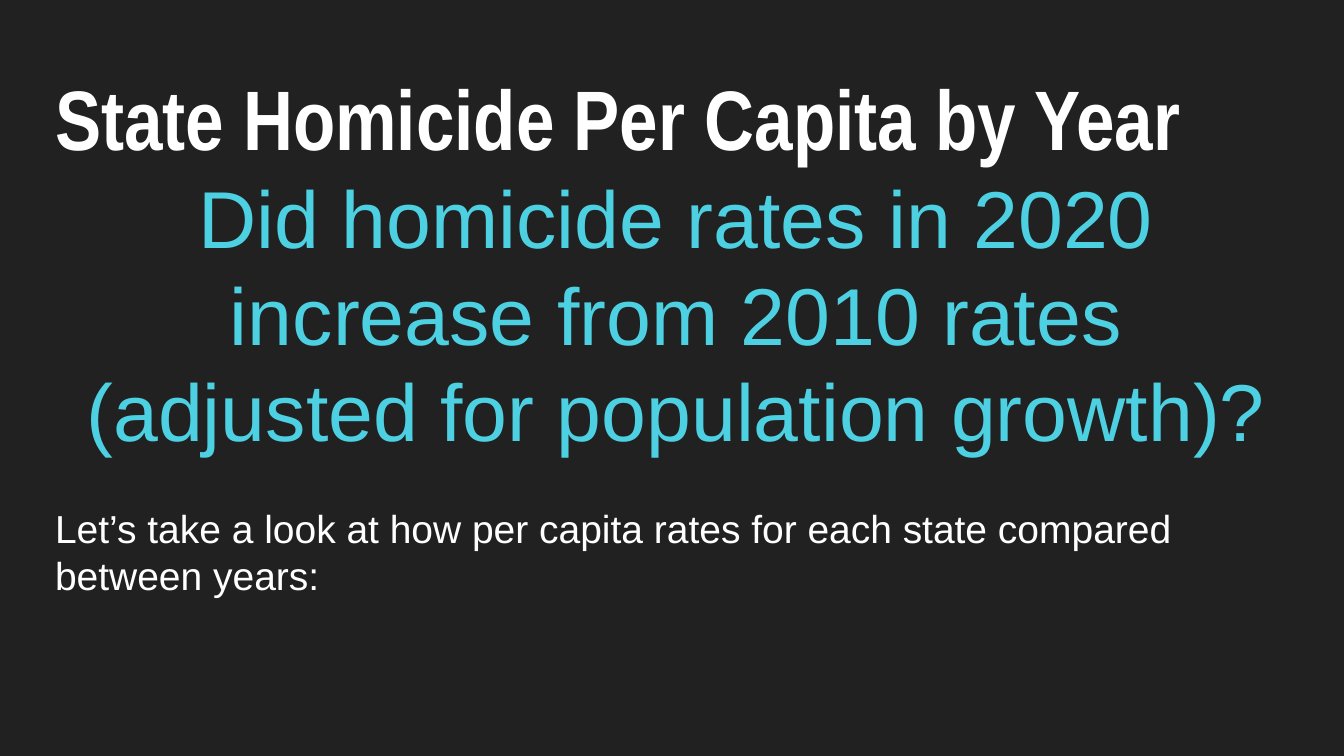
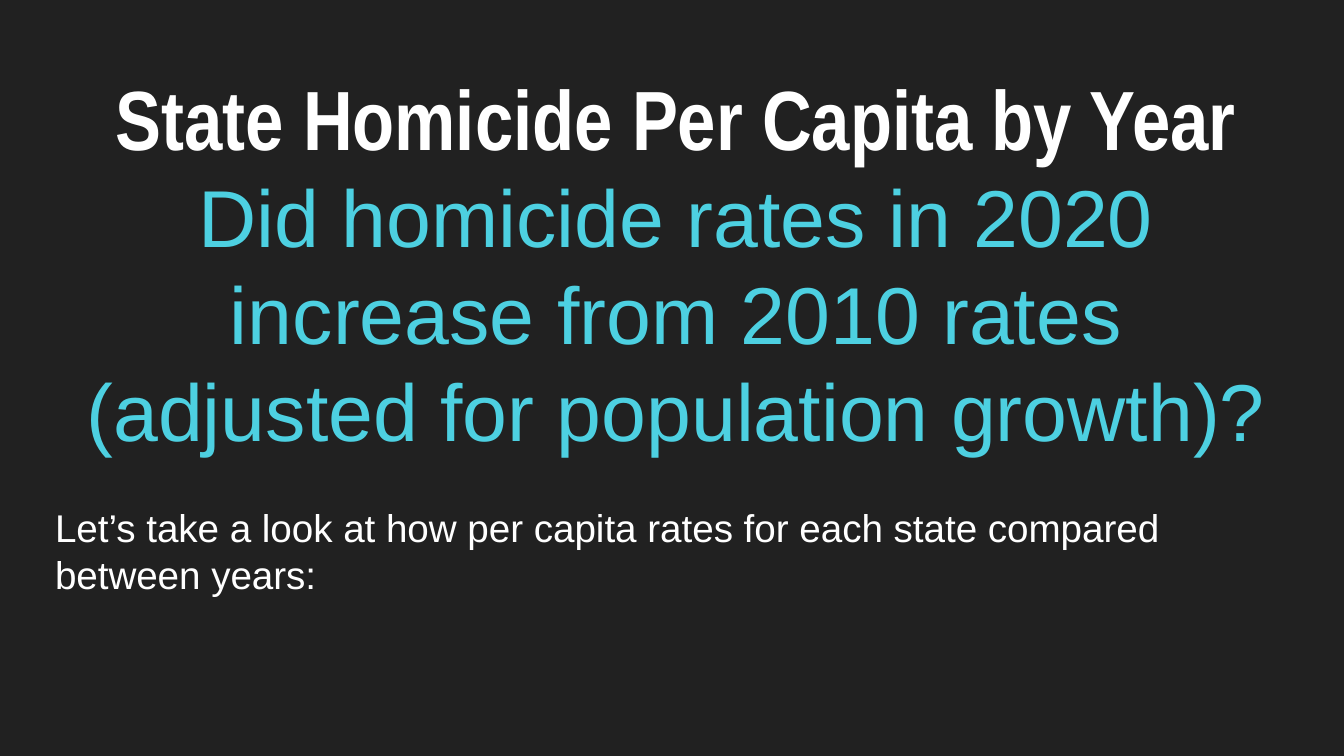
Before and after one commit to N-J-Miller/Project_1, a slide deck: slide 3 of Exploratory Data Analysis.pptx. Drawn at 1344x756 pixels with LibreOffice and Linux fonts; fonts in the diff are those of the drawing. Boxes give left, top, right and bottom in pixels: in the first picture for what was removed or moved away, otherwise in the second. Text is boxed around its words. In the diff, an @@ line names an element or a change of style, - is before the commit and + after.

```diff
--- a/Exploratory Data Analysis.pptx
+++ b/Exploratory Data Analysis.pptx
@@ title at [55,89,1236,596]: size 45.2 to 45 pt in "State Homicide Per Capita by Year"; size 20.8 to 20.7 pt in "Let’s take a look at how per ..."; alignment left to centre @@
```
Also in this commit, not shown: 3 other slides changed, 3 other files.
